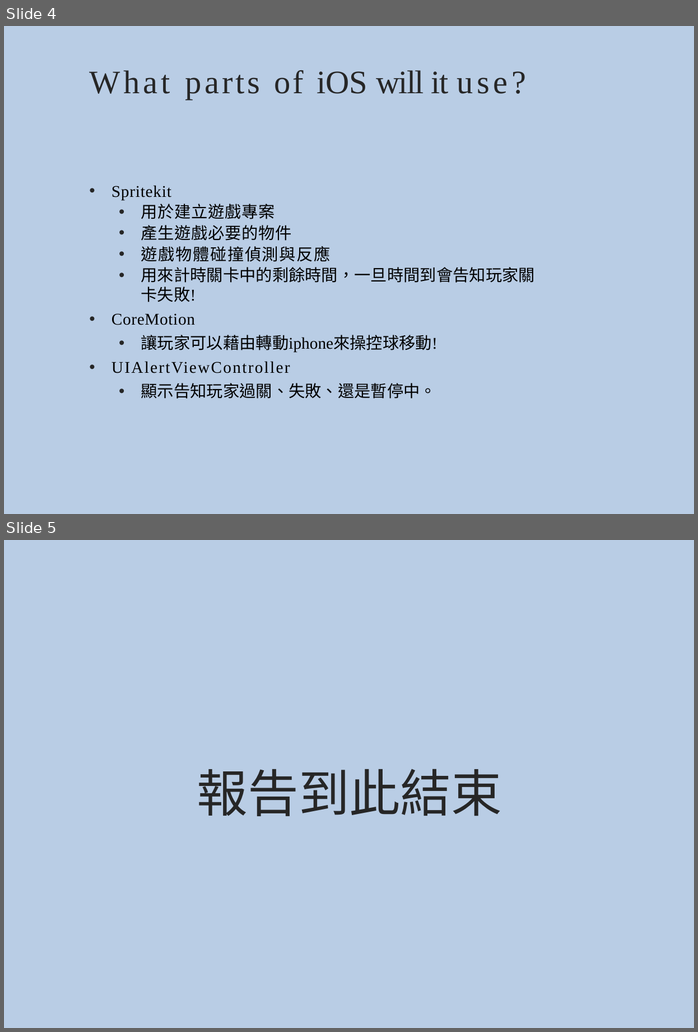
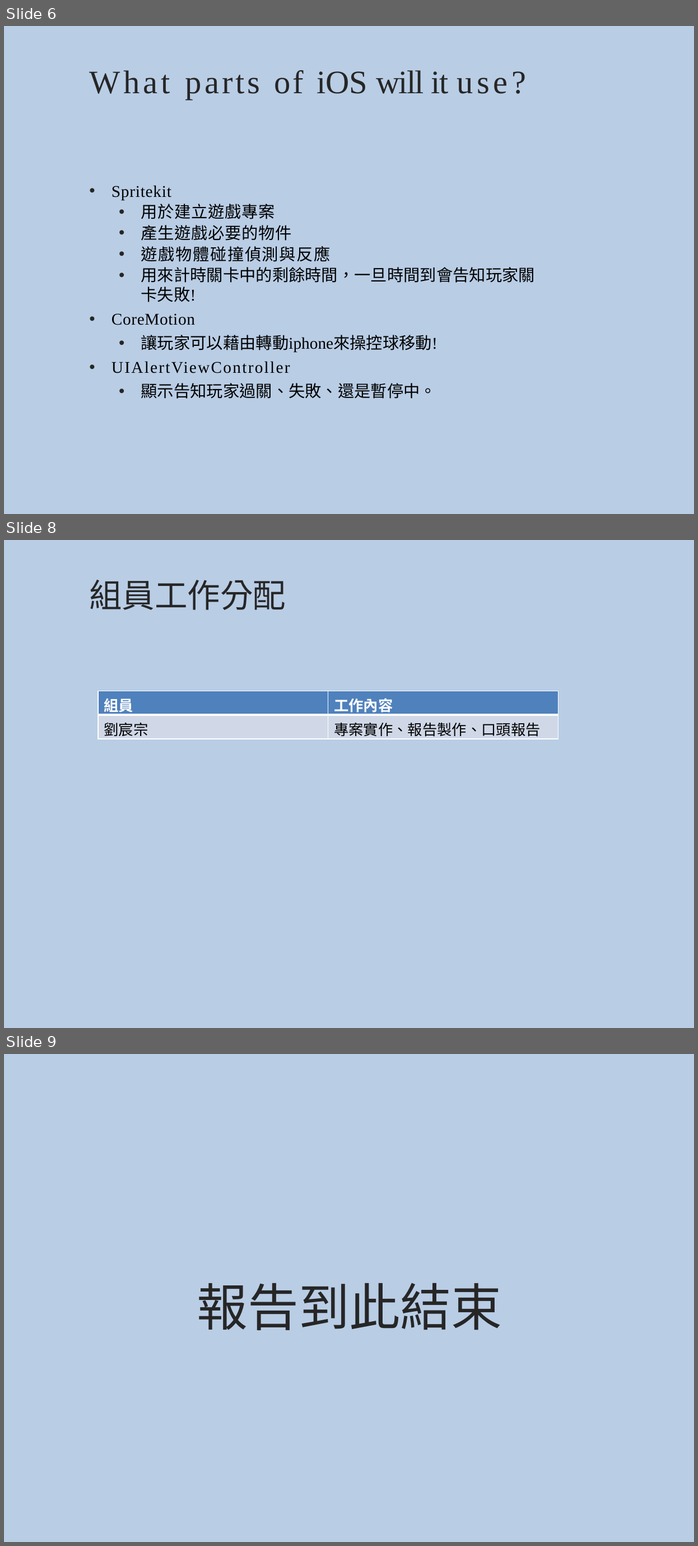
Before and after one commit to Thunder7Lightening/IOS-Final-Project, a slide deck: FinalProposal_106598047.pptx. Shown one above the other, each under a label of ours: slides 4 and 5 before the commit, slides 6, 8 and 9 after it; the slides between them are not shown. The pictures are 698x1032 and 698x1546 pixels, drawn with LibreOffice and Linux fonts; fonts in the diff are those of the drawing. Boxes give left, top, right and bottom in pixels: in the first picture for what was removed or moved away, otherwise in the second. Text is boxed around its words. In the diff, an @@ line names an element or a change of style, - is before the commit and + after.

```diff
--- a/FinalProposal_106598047.pptx
+++ b/FinalProposal_106598047.pptx
@@ slide 8 added at <box>4,540,694,1028</box>, background #B9CDE5 @@
@@ title added at <box>89,580,286,610</box>, 40 pt, text #262626 @@
+組員工作分配
@@ table added at <box>98,691,558,741</box>, 2 rows, 2 columns @@
+組員 | 工作內容
+劉宸宗 | 專案實作、報告製作、口頭報告
@@ what was slide 4 is now slide 6 @@
@@ what was slide 5 is now slide 9 @@
```
Also in this commit, not shown: 3 other slides added.
